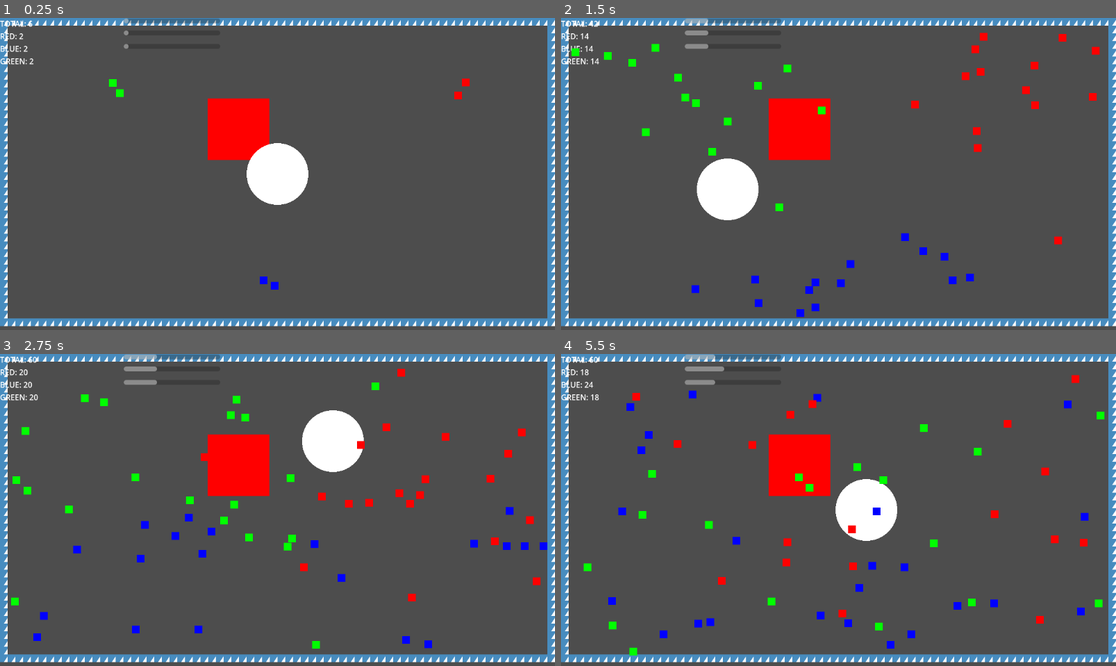
Above: before the commit, frames 1-4 (two rows, left to right).
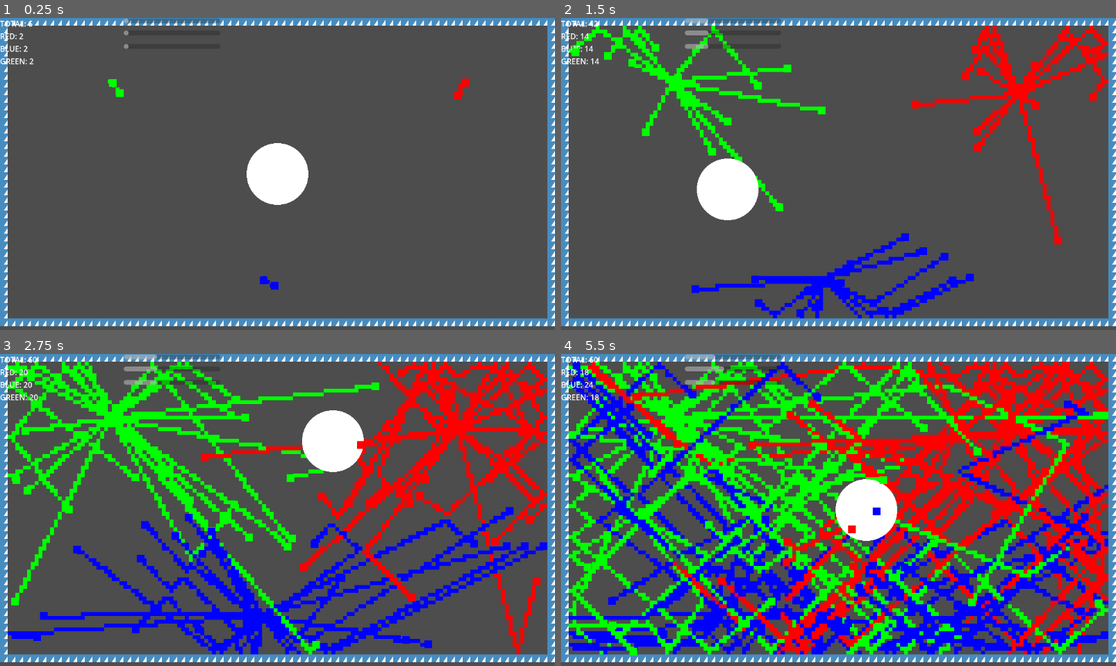
Above: after the commit, the same moments.

Repository: CWmain/island
Game: Godot game, scene res://scenes/main.tscn
Two runs of this game, one before a commit and one after it. Both use one fixed random seed, a clock stepped at 60 frames per second and the inputs below. The engine's default icon, where the game draws it, is replaced by a stand-in: a white triangle on a blue panel in a dark square.
Inputs (mouse positions are in pixels of both pictures, inside the frame that each line leads up to):
- Up to frame 1 (0.25 s): no input
- Up to frame 2 (1.5 s): move the mouse to (960, 158) at 0.52 s; tap Mouse wheel down (CycleDown) at 0.6 s; move the mouse to (727, 189) at 1.27 s; tap Mouse wheel up (CycleUp) at 1.35 s
- Up to frame 3 (2.75 s): move the mouse to (333, 441) at 2.02 s; tap Mouse wheel down (CycleDown) at 2.1 s
- Up to frame 4 (5.5 s): move the mouse to (810, 572) at 2.77 s; tap Mouse wheel up (CycleUp) at 2.85, 4.35 s; move the mouse to (1005, 556) at 3.52 s; tap Mouse wheel down (CycleDown) at 3.6, 5.1 s; move the mouse to (672, 463) at 4.27 s; move the mouse to (866, 510) at 5.02 s

The runs differ from the first frame. In frame 1, 2.2% of the frame differs, in the area x 19-85%, y 19-87%; in frame 2, 9.5%; in frame 3, 26%; in frame 4, 53%, in the area x 1-99%, y 2-97%.

Commit message:
Added a color trail to the soliders to show the area they have gone over, with the current solider texture it does not help with calrity at all, will add a black pixel outline to soliders to see if that helps

Diff:
--- a/objects/solider/solider.gd
+++ b/objects/solider/solider.gd
@@ -9,6 +9,7 @@
 
 @export var speed: float = 100
 @export var myColor: soliderColor = 0 as soliderColor
+@export var trailMap: TileMapLayer = null
 var isImmune: bool = true
 
 @onready var label: Label = $Label
@@ -17,13 +18,23 @@
 signal changedColor(oldColor: soliderColor, newColor: soliderColor)
 
 func _ready() -> void:
+	assert(trailMap != null)
 	updateColor()
 
 func _physics_process(delta: float) -> void:
 	# Normalise the speed of all soliders
 	linear_velocity = linear_velocity.normalized()*speed
 	label.text = str(linear_velocity.length())
+	var atlasCoord: Vector2i
+	match myColor:
+		soliderColor.RED:
+			atlasCoord = Vector2i(0,0)
+		soliderColor.BLUE:
+			atlasCoord = Vector2i(2,0)
+		soliderColor.GREEN:
+			atlasCoord = Vector2i(1,0)
 
+	trailMap.set_cell(trailMap.local_to_map(position),0,atlasCoord)
 func updateColor()->void:
 	if myColor == soliderColor.RED:
 		color_rect.color = Color.RED
--- a/objects/soliderSpawner/solider_spawner.gd
+++ b/objects/soliderSpawner/solider_spawner.gd
@@ -4,7 +4,10 @@
 @export var toSpawn: int
 @export var spawnGap: float
 @export var spawnColor: Solider.soliderColor = -1
+
 @export var solider_counter: Label
+@export var trailMap: TileMapLayer
+
 var spawnCount: int = 0
 var timer: float = 0.0
 var newColor: int = 0
@@ -15,6 +18,7 @@
 		timer -= spawnGap
 		var s:Solider = solider.instantiate()
 		s.changedColor.connect(solider_counter._on_solider_color_change)
+		s.trailMap = trailMap
 
 		get_tree().get_root().add_child(s)
 		s.linear_velocity = Vector2((randf()*2)-1,(randf()*2)-1)
--- a/objects/soliderSpawner/solider_spawner.tscn
+++ b/objects/soliderSpawner/solider_spawner.tscn
@@ -4,3 +4,6 @@
 
 [node name="SoliderSpawner" type="Node2D"]
 script = ExtResource("1_cfyst")
+toSpawn = null
+spawnGap = null
+spawnColor = null
--- a/scenes/main.tscn
+++ b/scenes/main.tscn
@@ -1,7 +1,8 @@
-[gd_scene load_steps=9 format=4 uid="uid://blv1rrwv4tngb"]
+[gd_scene load_steps=12 format=4 uid="uid://blv1rrwv4tngb"]
 
 [ext_resource type="PackedScene" uid="uid://bojq7clkjdcok" path="res://objects/solider/solider.tscn" id="1_o5qli"]
 [ext_resource type="Texture2D" uid="uid://cqw4mc8hquvh1" path="res://icon.svg" id="2_0wfyh"]
+[ext_resource type="Texture2D" uid="uid://blsfds0u337ke" path="res://objects/trail/tilemapTrail.png" id="2_o6xl0"]
 [ext_resource type="PackedScene" uid="uid://d17ccac5gl80s" path="res://objects/soliderSpawner/solider_spawner.tscn" id="3_sugp2"]
 [ext_resource type="PackedScene" uid="uid://b88cvbbpgmfls" path="res://UI/solider_counter.tscn" id="4_jyhfs"]
 [ext_resource type="PackedScene" uid="uid://d2bg1h0guxdf4" path="res://objects/conversionZone/conversion_zone.tscn" id="5_tbgi4"]
@@ -142,41 +143,59 @@
 physics_layer_0/collision_layer = 1
 sources/0 = SubResource("TileSetAtlasSource_sugp2")
 
+[sub_resource type="TileSetAtlasSource" id="TileSetAtlasSource_tipki"]
+texture = ExtResource("2_o6xl0")
+texture_region_size = Vector2i(8, 8)
+0:0/0 = 0
+1:0/0 = 0
+2:0/0 = 0
+
+[sub_resource type="TileSet" id="TileSet_85g3d"]
+tile_size = Vector2i(8, 8)
+sources/0 = SubResource("TileSetAtlasSource_tipki")
+
 [node name="Main" type="Node2D"]
 
 [node name="TileMapLayer" type="TileMapLayer" parent="."]
 tile_map_data = PackedByteArray("AAAAAAAAAAADAAIAAAAAAAEAAAADAAIAAAAAAAIAAAADAAIAAAAAAAMAAAADAAIAAAAAAAQAAAADAAIAAAAAAA …(3440 unchanged characters)…
 tile_set = SubResource("TileSet_jyhfs")
 
-[node name="Red" parent="." node_paths=PackedStringArray("solider_counter") instance=ExtResource("3_sugp2")]
+[node name="TrailPath" type="TileMapLayer" parent="."]
+tile_set = SubResource("TileSet_85g3d")
+
+[node name="Red" parent="." node_paths=PackedStringArray("solider_counter", "trailMap") instance=ExtResource("3_sugp2")]
 position = Vector2(950, 157)
 solider = ExtResource("1_o5qli")
 toSpawn = 20
 spawnGap = 0.1
 spawnColor = 0
 solider_counter = NodePath("../SoliderCounter")
-
-[node name="Blue" parent="." node_paths=PackedStringArray("solider_counter") instance=ExtResource("3_sugp2")]
+trailMap = NodePath("../TrailPath")
+
+[node name="Blue" parent="." node_paths=PackedStringArray("solider_counter", "trailMap") instance=ExtResource("3_sugp2")]
 position = Vector2(544, 543)
 solider = ExtResource("1_o5qli")
 toSpawn = 20
 spawnGap = 0.1
 spawnColor = 1
 solider_counter = NodePath("../SoliderCounter")
-
-[node name="Green" parent="." node_paths=PackedStringArray("solider_counter") instance=ExtResource("3_sugp2")]
+trailMap = NodePath("../TrailPath")
+
+[node name="Green" parent="." node_paths=PackedStringArray("solider_counter", "trailMap") instance=ExtResource("3_sugp2")]
 position = Vector2(230, 134)
 solider = ExtResource("1_o5qli")
 toSpawn = 20
 spawnGap = 0.1
 spawnColor = 2
 solider_counter = NodePath("../SoliderCounter")
+trailMap = NodePath("../TrailPath")
 
 [node name="SoliderCounter" parent="." instance=ExtResource("4_jyhfs")]
 maxSoliders = 60.0
 
 [node name="ConversionZone" parent="." instance=ExtResource("5_tbgi4")]
 process_mode = 4
+visible = false
 position = Vector2(495, 231)
 
 [node name="ImmortalityField" parent="." instance=ExtResource("6_tefeu")]
Binary file added: objects/trail/tilemapTrail.png
Not shown, added: objects/trail/tilemapTrail.png.import
